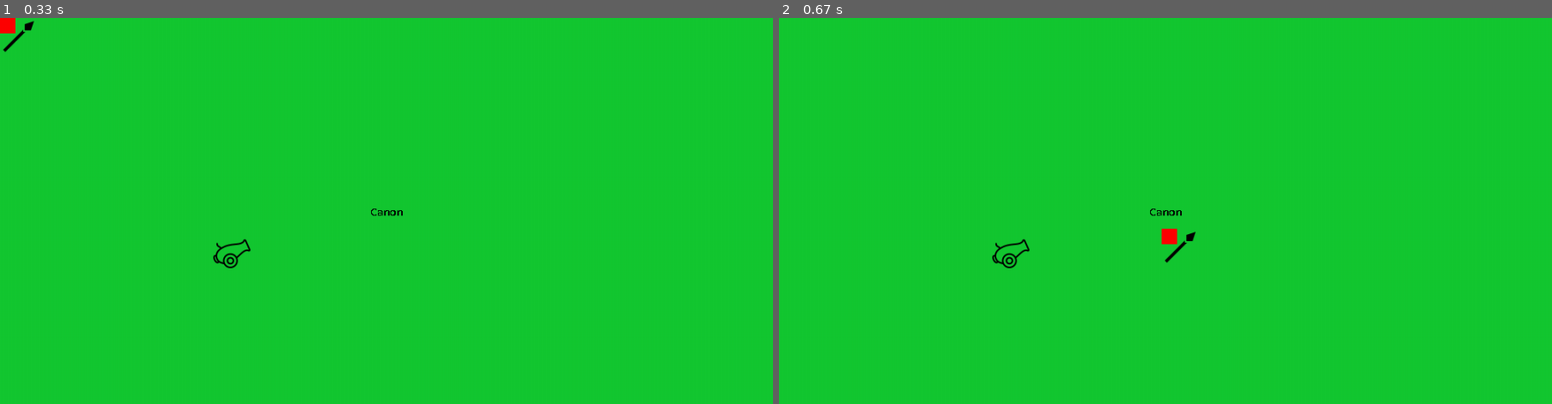
Above: before the commit, frames 1-2 (left to right).
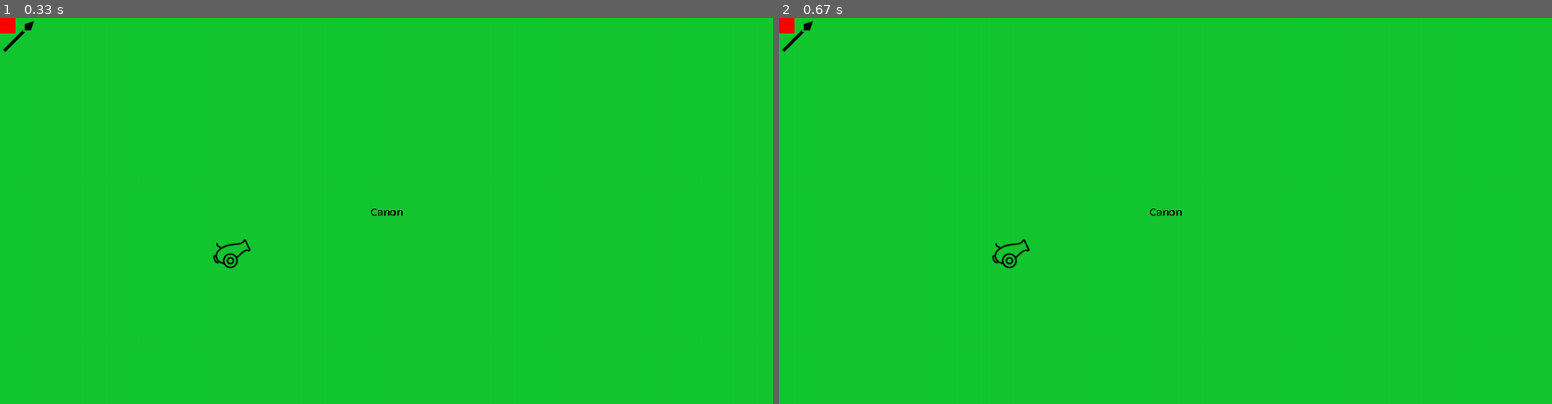
Above: after the commit, the same moments.

Repository: Nockiest/pygame-battleforge.
Game: pygame game, started from app.py
Same seed, same stepped clock (60 frames per second), same inputs: the game is played once before the commit and once after it.
Inputs (mouse positions are in pixels of both pictures, inside the frame that each line leads up to):
- Up to frame 1 (0.33 s): no input
- Up to frame 2 (0.67 s): press the mouse at (1412, 199) at 0.37 s; move the mouse to (1289, 218) at 0.47 s; release the mouse at (1165, 234) at 0.6 s

Frame 1 is identical in both runs. In frame 2, 0.3% of the frame differs, in the area x 0-54%, y 0-64%.

Commit message:
selecting a unit

Diff:
--- a/app.py
+++ b/app.py
@@ -22,7 +22,7 @@
 
 # Create a Unit object with the desired attributes
 selected_unit = None
-unit1 = Unit(hp=100, attack_range=3, base_movement=5, x=0, y=0, size=20, ammo=50, icon="warrior_img")
+unit1 = Unit(hp=100, attack_range=3, base_movement=5, x=0, y=0, size=20, ammo=50, icon="warrior_img" )
 
 warrior_img = pygame.image.load("img/spear.png")
 warrior_img_rect = warrior_img.get_rect()
@@ -44,26 +44,39 @@
         if event.type == pygame.QUIT:
             print(event)
             lets_continue = False
+
+
+
         if event.type == pygame.MOUSEMOTION and event.buttons[0] == 1:
-            new_x = event.pos[0] - unit1.size // 2
-            new_y = event.pos[1] - unit1.size // 2
-            print(f"Pozice X: {event.pos[0]}")
-            print(f"Pozice Y: {event.pos[1]}")
-            unit1.x = max(0, min(new_x, width - unit1.size))
-            unit1.y = max(0, min(new_y, height - unit1.size))
+            if selected_unit:
+                new_x = event.pos[0] - unit1.size // 2
+                new_y = event.pos[1] - unit1.size // 2
+                print(f"Pozice X: {event.pos[0]}")
+                print(f"Pozice Y: {event.pos[1]}")
+                unit1.x = max(0, min(new_x, width - unit1.size))
+                unit1.y = max(0, min(new_y, height - unit1.size))
+            else:
+                click_pos = event.pos
+                    # for unit in units_list:
+                print(unit1 , unit1.rect.collidepoint(click_pos) ) # , warrior_img_rect.rect.collidePoint(click_pos)  unit1.collidePoint(click_pos)
+                if unit1.rect.collidepoint(click_pos):
+                    selected_unit = unit1
 
+                    break  # If a unit is found, no need to check the rest
+
+    if selected_unit:
     # check for key presses
-    keys = pygame.key.get_pressed()
-    if (keys[pygame.K_UP] or keys[pygame.K_w]) and unit1.y > 0:
-       unit1.y -= distance
-    elif (keys[pygame.K_DOWN] or keys[pygame.K_s]) and unit1.y < height:
-       unit1.y += distance
-    elif (keys[pygame.K_LEFT] or keys[pygame.K_a]) and unit1.x > 0:
-       unit1.x -= distance
-    elif (keys[pygame.K_RIGHT] or keys[pygame.K_d]) and unit1.x < width:
-       unit1.x += distance
+        keys = pygame.key.get_pressed()
+        if (keys[pygame.K_UP] or keys[pygame.K_w]) and unit1.y > 0:
+         unit1.y -= distance
+        elif (keys[pygame.K_DOWN] or keys[pygame.K_s]) and unit1.y < height:
+         unit1.y += distance
+        elif (keys[pygame.K_LEFT] or keys[pygame.K_a]) and unit1.x > 0:
+         unit1.x -= distance
+        elif (keys[pygame.K_RIGHT] or keys[pygame.K_d]) and unit1.x < width:
+         unit1.x += distance
 
-    print(unit1.x, unit1.y)
+    # print(unit1.x, unit1.y)
 
     pygame.display.update()
 
--- /dev/null
+++ b/tempCodeRunnerFile.py
@@ -0,0 +1,2 @@
+if unit1.rect.collidepoint(click_pos):
+                    selected_unit = unit1
--- a/unit.py
+++ b/unit.py
@@ -1,5 +1,7 @@
+import pygame
+
 class Unit:
-    def __init__(self, hp, attack_range, base_movement,size, x, y, ammo, icon):
+    def __init__(self, hp, attack_range, base_movement,size, x, y, ammo, icon  ):
         self.hp = hp
         self.attack_range = attack_range
         self.base_movement = base_movement
@@ -8,6 +10,8 @@
         self.size = size
         self.ammo = ammo
         self.icon = icon
+        self.rect = pygame.Rect(x, y, size, size)
+
 
     def move(self, new_x, new_y):
         # Implement the logic to move the unit to new coordinates (new_x, new_y)
Not shown, changed: task.todo
